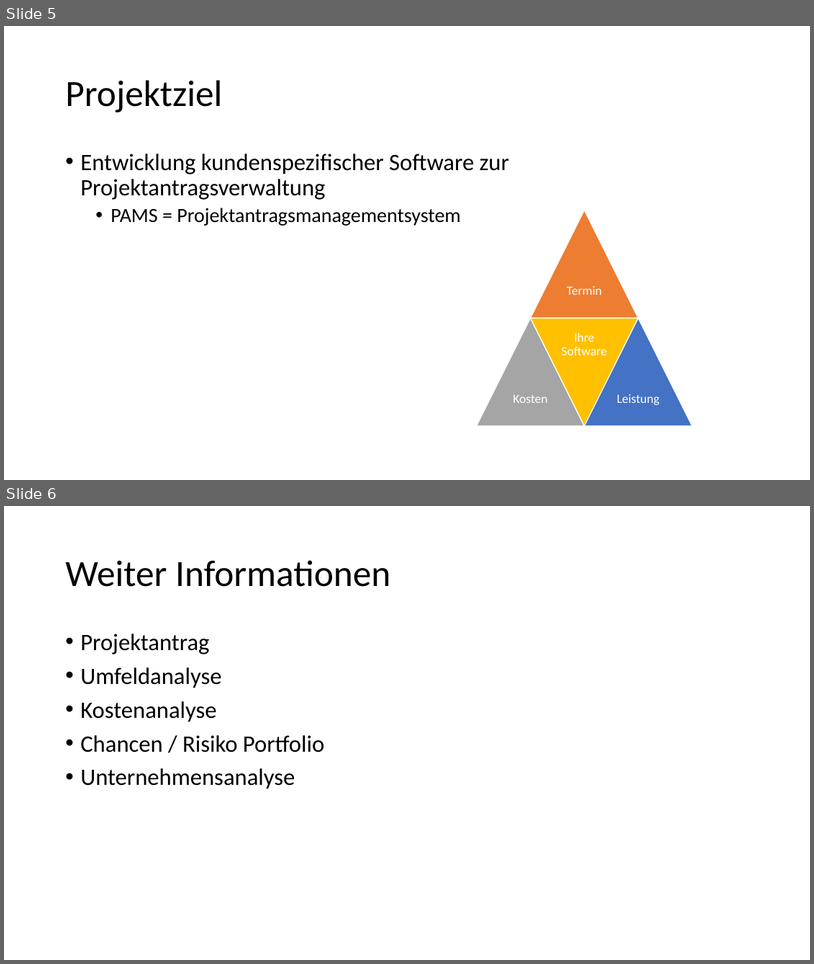
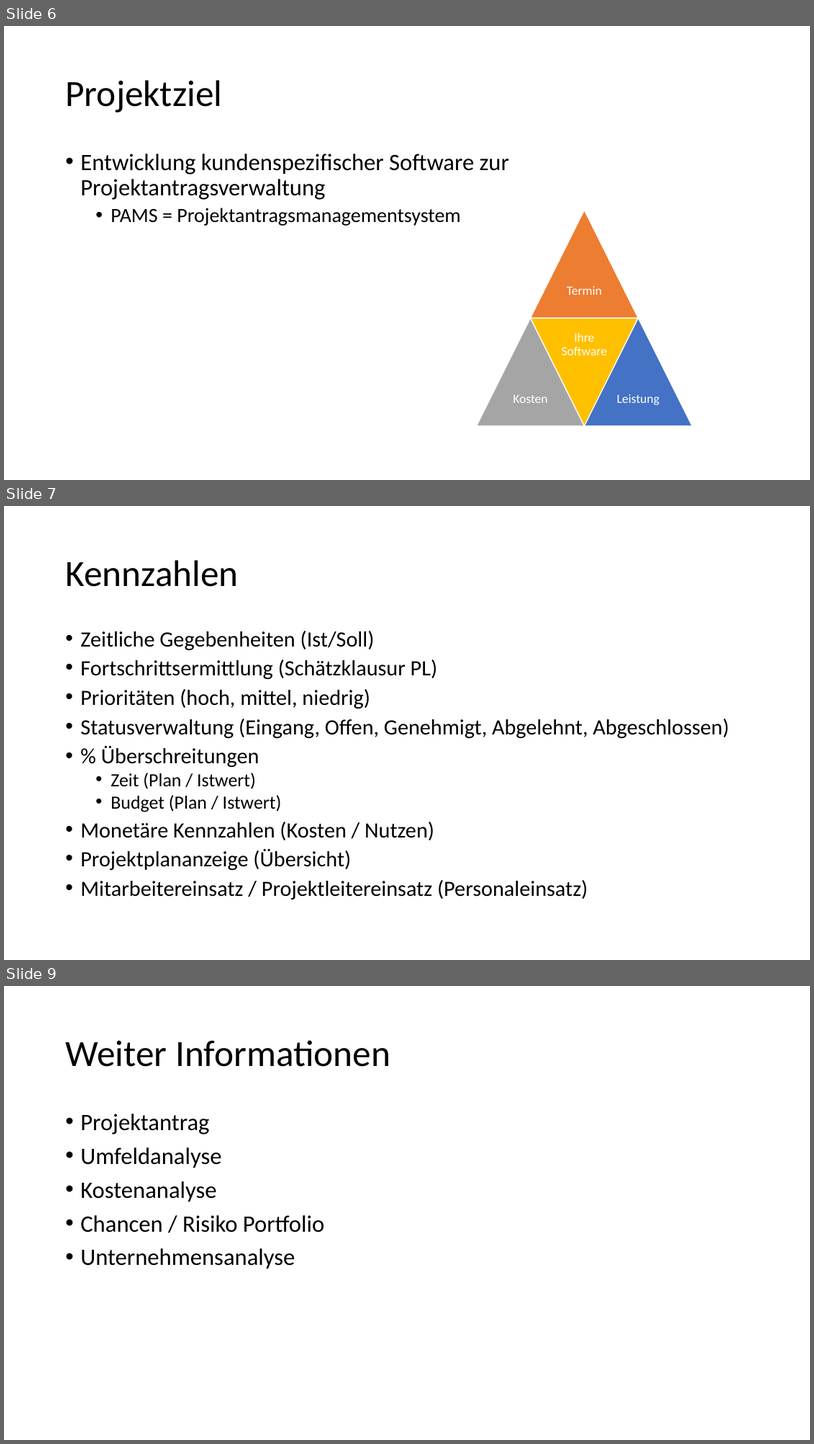
Before and after one commit to Masterarth/PM, a slide deck: documents/projectmanagement/Praesentationen/Vorstellung_26ster.pptx. Shown one above the other, each under a label of ours: slides 5 and 6 before the commit, slides 6, 7 and 9 after it; the slides between them are not shown. The pictures are 814x964 and 814x1444 pixels, drawn with LibreOffice and Linux fonts; fonts in the diff are those of the drawing. Boxes give left, top, right and bottom in pixels: in the first picture for what was removed or moved away, otherwise in the second. Text is boxed around its words. In the diff, an @@ line names an element or a change of style, - is before the commit and + after.

```diff
--- a/documents/projectmanagement/Praesentationen/Vorstellung_26ster.pptx
+++ b/documents/projectmanagement/Praesentationen/Vorstellung_26ster.pptx
@@ slide 7 added at [4, 506, 810, 960], background #FFFFFF @@
@@ title added at [65, 560, 238, 587], 44 pt, text #000000 @@
+Kennzahlen
@@ text added at [80, 631, 729, 899], 25.9 pt, text #000000 @@
+• Zeitliche Gegebenheiten (Ist/Soll)
+• Fortschrittsermittlung (Schätzklausur PL)
+• Prioritäten (hoch, mittel, niedrig)
+• Statusverwaltung (Eingang, Offen, Genehmigt, Abgelehnt, Abgeschlossen)
+• % Überschreitungen
+  • Zeit (Plan / Istwert)
+  • Budget (Plan / Istwert)
+• Monetäre Kennzahlen (Kosten / Nutzen)
+• Projektplananzeige (Übersicht)
+• Mitarbeitereinsatz / Projektleitereinsatz (Personaleinsatz)
@@ what was slide 5 is now slide 6 @@
@@ what was slide 6 is now slide 9 @@
```
Also in this commit, not shown: 1 slide changed, 2 other slides added, 2 other files.
